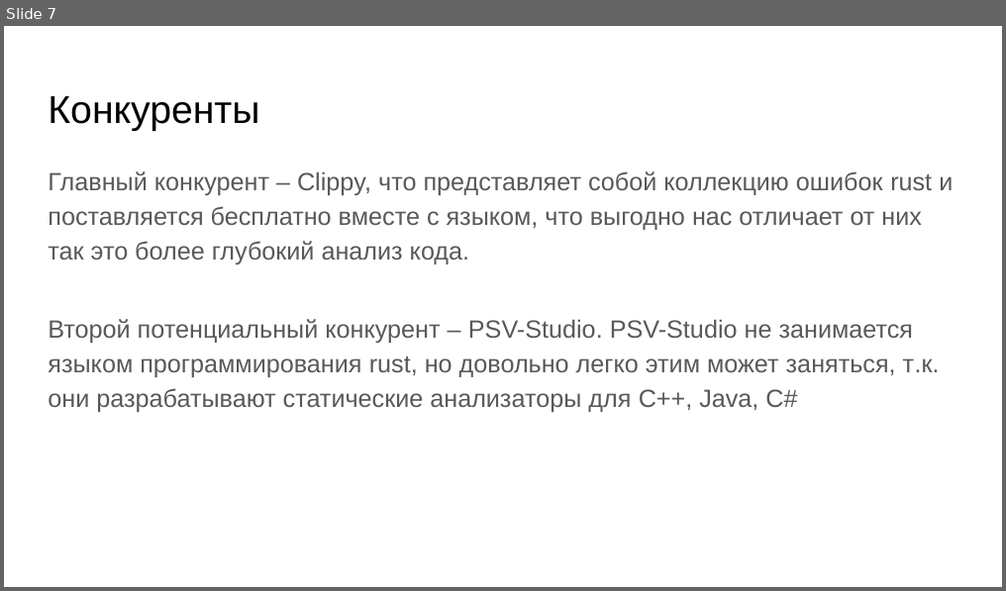
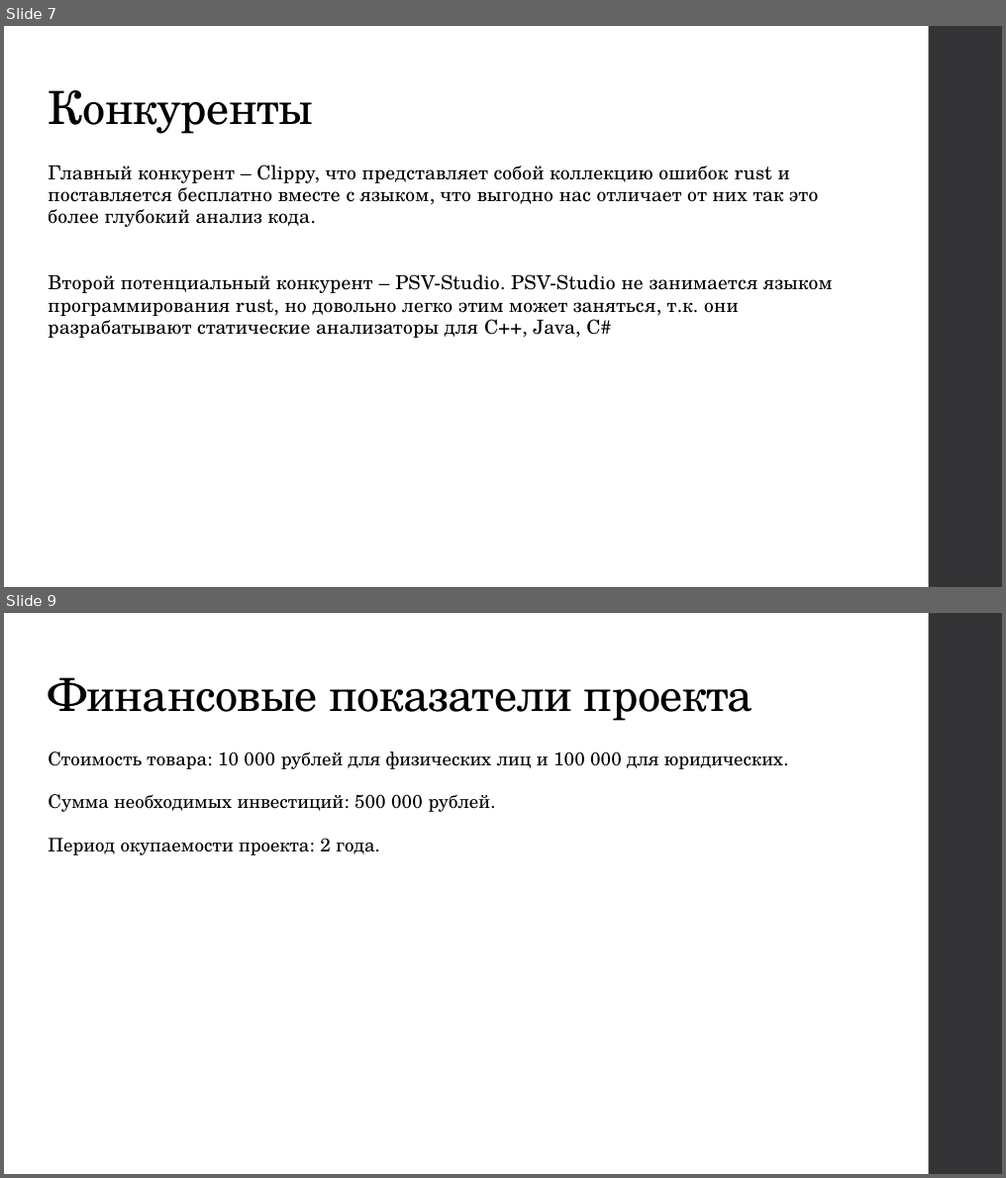
Before and after one commit to rogurotus/Project, a slide deck: Статический анализатор.pptx. Shown one above the other, each under a label of ours: slide 7 before the commit, slides 7 and 9 after it; the slides between them are not shown. The pictures are 1006x591 and 1006x1178 pixels, drawn with LibreOffice and Linux fonts; fonts in the diff are those of the drawing. Boxes give left, top, right and bottom in pixels: in the first picture for what was removed or moved away, otherwise in the second. Text is boxed around its words. In the diff, an @@ line names an element or a change of style, - is before the commit and + after.

```diff
--- a/Статический анализатор.pptx
+++ b/Статический анализатор.pptx
@@ slide 9 added at (x1=4, y1=613, x2=1002, y2=1174), background #FFFFFF; not listed: 1 template element that a slide beside it also shows @@
@@ title added at (x1=48, y1=677, x2=753, y2=721), 33 pt, text #000000 @@
+Финансовые показатели проекта
@@ text added at (x1=48, y1=752, x2=783, y2=856), 13.5 pt, text #000000 @@
+Стоимость товара: 10 000 рублей для физических лиц и 100 000 для юридических.
+Сумма необходимых инвестиций: 500 000 рублей.
+Период окупаемости проекта: 2 года.
@@ slide 7 changed as well @@
@@ rectangle added at (x1=928, y1=26, x2=1002, y2=586), fill #353537 @@
@@ title "Конкуренты" at (x1=48, y1=90, x2=313, y2=134): size 28 to 33 pt, font Arial to TeX Gyre Schola, letter spacing 0 to -0.4 pt; line spacing 1 to 0.9 @@
@@ text "Главный конкурент – Clippy, что ..." at (x1=48, y1=165, x2=832, y2=338): size 18 to 14 pt, font Arial to TeX Gyre Schola, text colour #595959 to #000000, letter spacing 0 to 0.1 pt; line spacing 1.15 to 0.95 @@
```
Also in this commit, not shown: 6 other slides changed, 2 other slides added.
